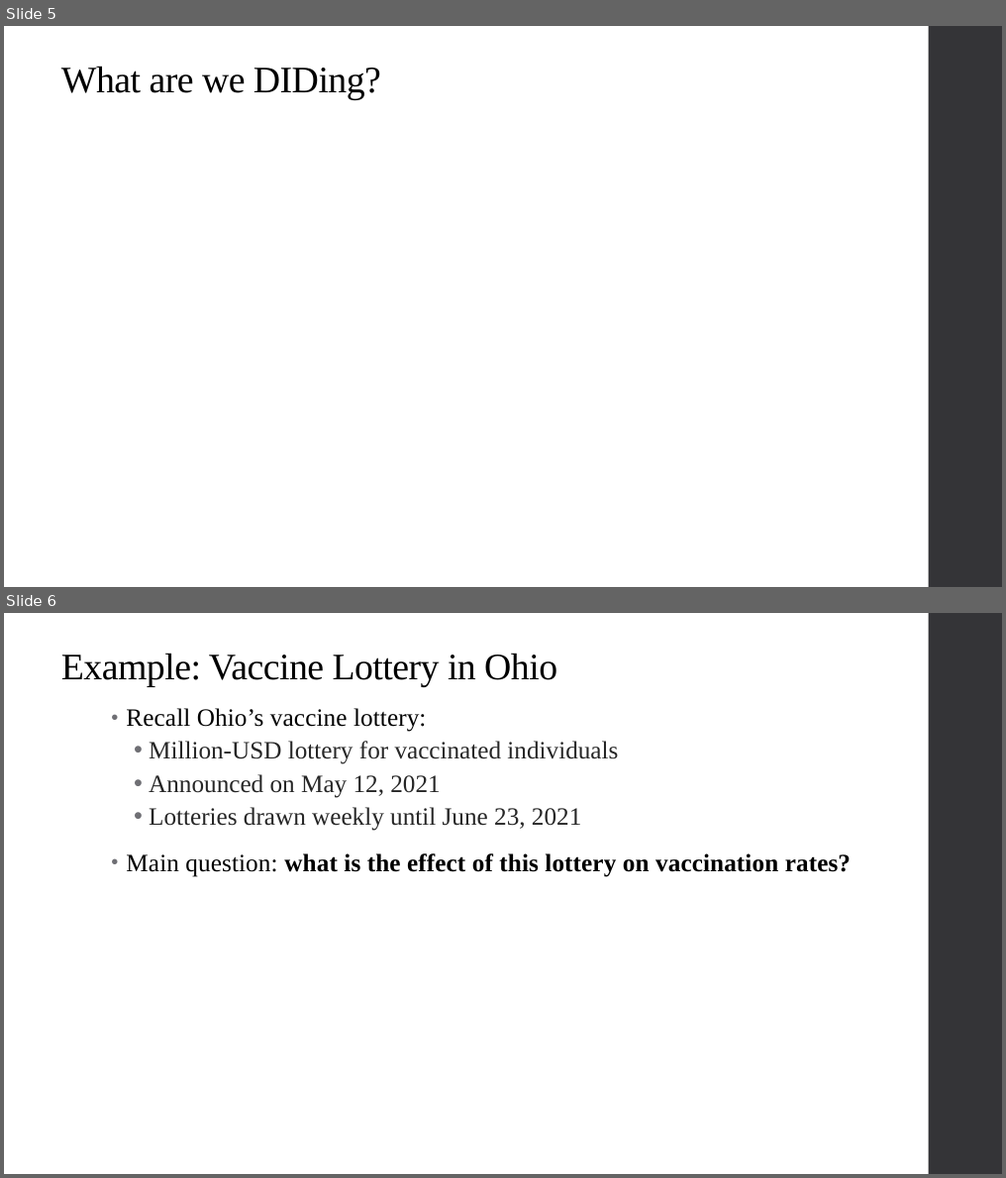
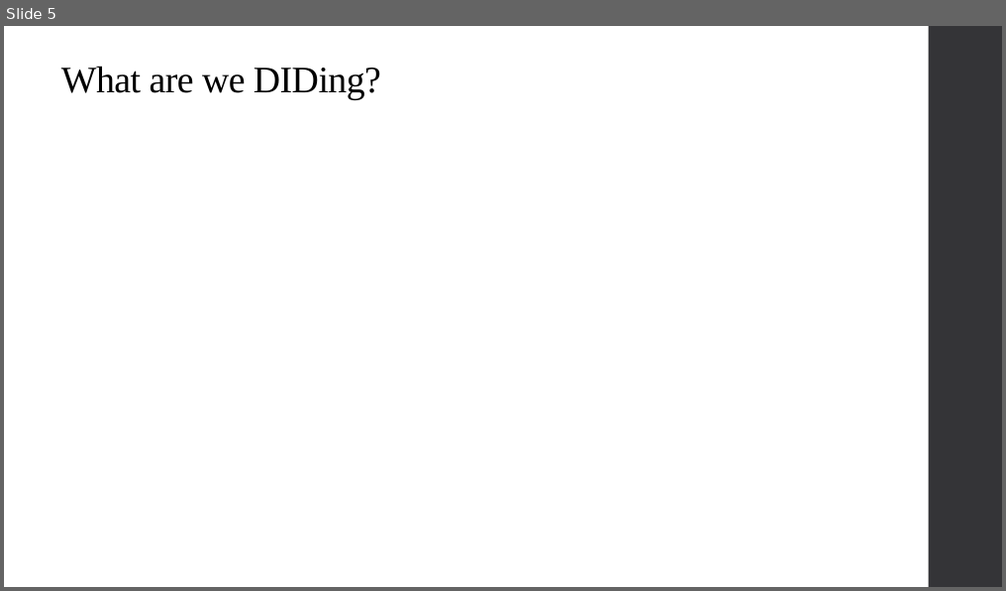
Before and after one commit to qiufei/fork-HAD5744, a slide deck: Lecture11_SyntheticControl_QuantileRegression/Lecture11_SyntheticControl_QuantileRegression.pptx. Shown one above the other, each under a label of ours: slides 5 and 6 before the commit, slide 5 after it. The pictures are 1006x1178 and 1006x591 pixels, drawn with LibreOffice and Linux fonts; fonts in the diff are those of the drawing; grey boxes stand for pictures. Boxes give left, top, right and bottom in pixels: in the first picture for what was removed or moved away, otherwise in the second. Text is boxed around its words. In the diff, an @@ line names an element or a change of style, - is before the commit and + after.

```diff
--- a/Lecture11_SyntheticControl_QuantileRegression/Lecture11_SyntheticControl_QuantileRegression.pptx
+++ b/Lecture11_SyntheticControl_QuantileRegression/Lecture11_SyntheticControl_QuantileRegression.pptx
@@ slide 6 removed at (4,613,1002,1174), background #FFFFFF; not listed: 1 template element that a slide beside it also shows @@
@@ title removed at (61,653,557,687) @@
-Example: Vaccine Lottery in Ohio
@@ text removed at (126,708,850,877) @@
-• Recall Ohio’s vaccine lottery:
-  • Million-USD lottery for vaccinated individuals
-  • Announced on May 12, 2021
-  • Lotteries drawn weekly until June 23, 2021
-• Main question: what is the effect of this lottery on vaccination rates?
```
Also in this commit, not shown: 12 slides changed, 8 slides added, 4 other slides removed, 4 other files.
